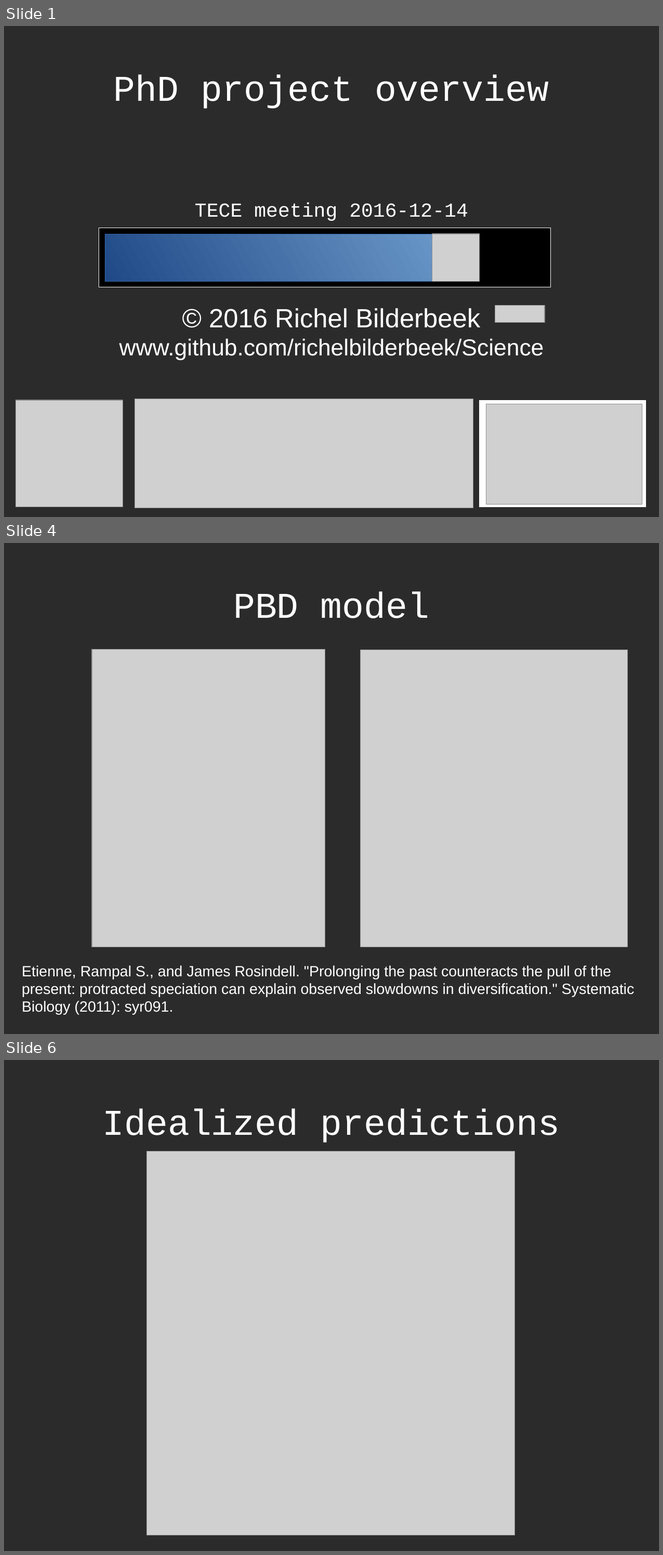
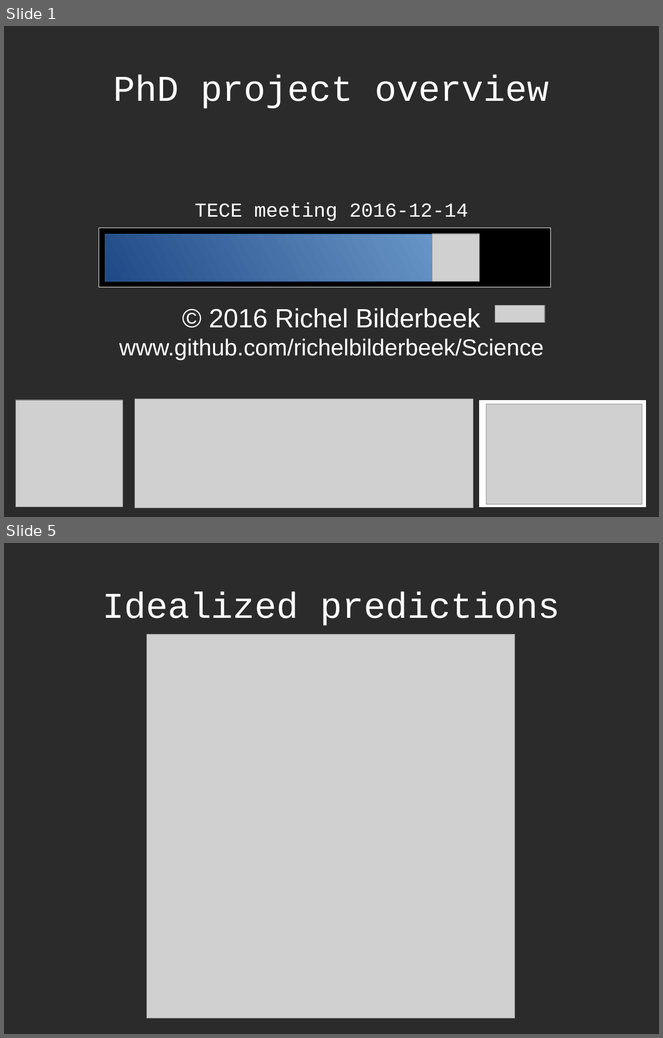
Before and after one commit to richelbilderbeek/Science, a slide deck: Bilderbeek20161214TeceMeeting/20161214TeceMeeting.odp. Shown one above the other, each under a label of ours: slides 1, 4 and 6 before the commit, slides 1 and 5 after it; the slides between them are not shown. The pictures are 663x1555 and 663x1038 pixels, drawn with LibreOffice and Linux fonts; fonts in the diff are those of the drawing; grey boxes stand for pictures; background and template pictures are left out; a plain dark background stands for a picture behind light text. Boxes give left, top, right and bottom in pixels: in the first picture for what was removed or moved away, otherwise in the second. Text is boxed around its words. In the diff, an @@ line names an element or a change of style, - is before the commit and + after.

```diff
--- a/Bilderbeek20161214TeceMeeting/20161214TeceMeeting.odp
+++ b/Bilderbeek20161214TeceMeeting/20161214TeceMeeting.odp
@@ slide 4 removed at [4, 543, 659, 1034], background picture (left out) @@
@@ title removed at [233, 591, 430, 618] @@
-PBD model
@@ picture removed at [92, 650, 325, 947] @@
@@ picture removed at [361, 650, 627, 947] @@
@@ text removed at [22, 966, 635, 1015] @@
-Etienne, Rampal S., and James Rosindell. "Prolonging the past counteracts the pull of the present: protracted speciation can explain observed slowdowns in diversification." Systematic Biology (2011): syr091.
@@ what was slide 6 is now slide 5 @@
```
Also in this commit, not shown: 1 slide changed, 7 slides added, 3 other slides removed, 7 other files.
